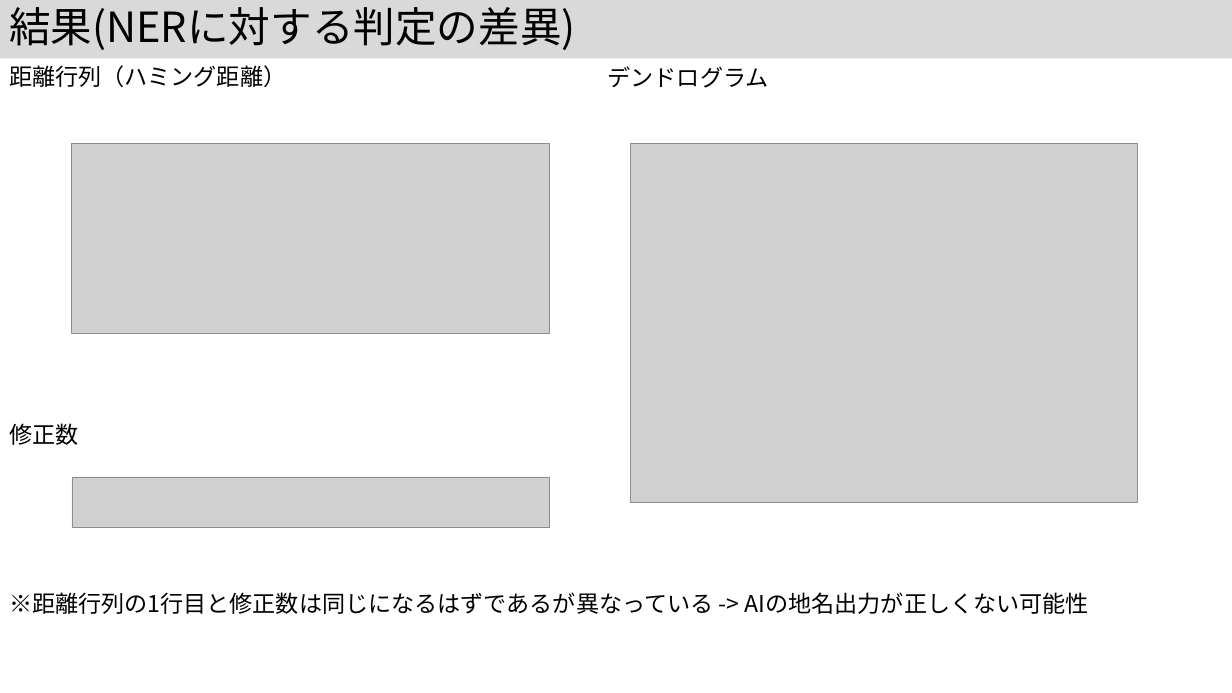
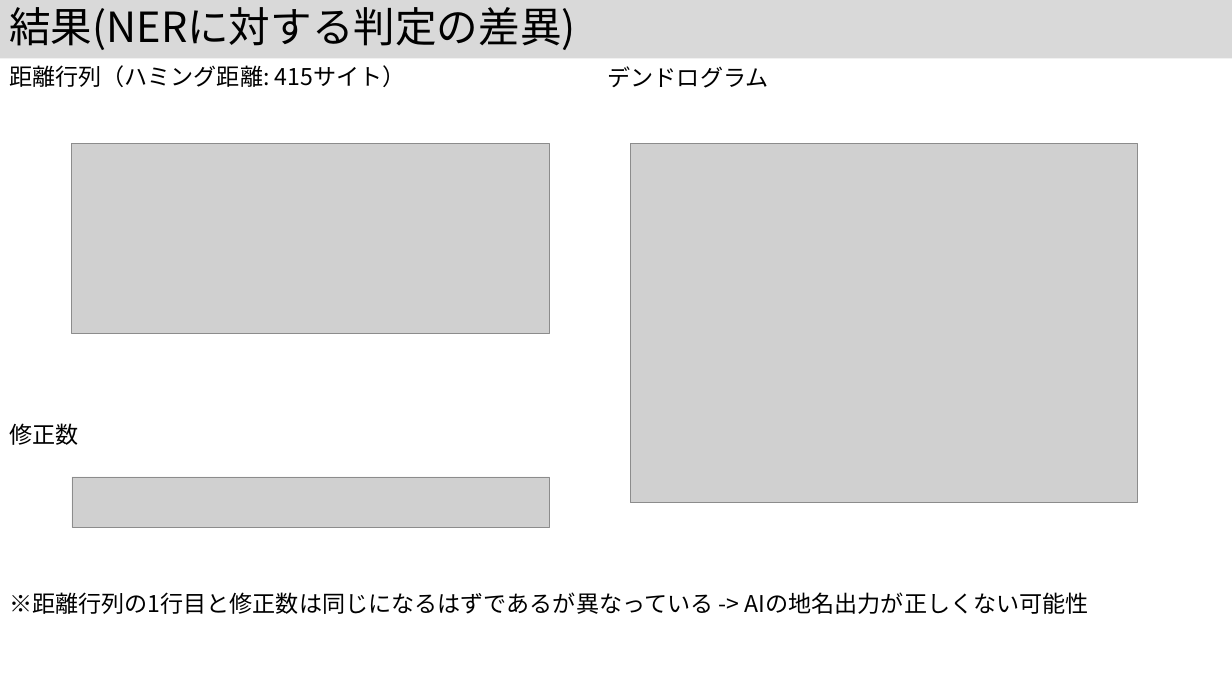
Before and after one commit to kouamano/nihongo-region-name-extract, a slide deck: slide 15 of jsik2026taikai_rev.pptx. Drawn at 1232x693 pixels with LibreOffice and Linux fonts; fonts in the diff are those of the drawing; grey boxes stand for pictures. Boxes give left, top, right and bottom in pixels: in the first picture for what was removed or moved away, otherwise in the second. Text is boxed around its words. In the diff, an @@ line names an element or a change of style, - is before the commit and + after.

```diff
--- a/jsik2026taikai_rev.pptx
+++ b/jsik2026taikai_rev.pptx
@@ text at [9,65,406,87]: text changed @@
-距離行列（ハミング距離）
+距離行列（ハミング距離: 415サイト）
```
Also in this commit, not shown: 4 other slides changed.
